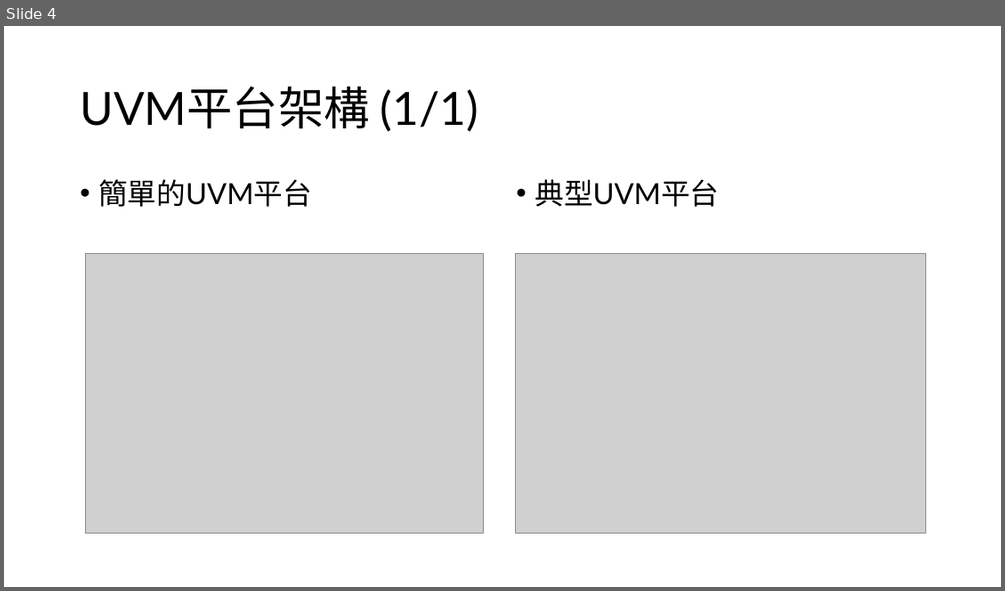
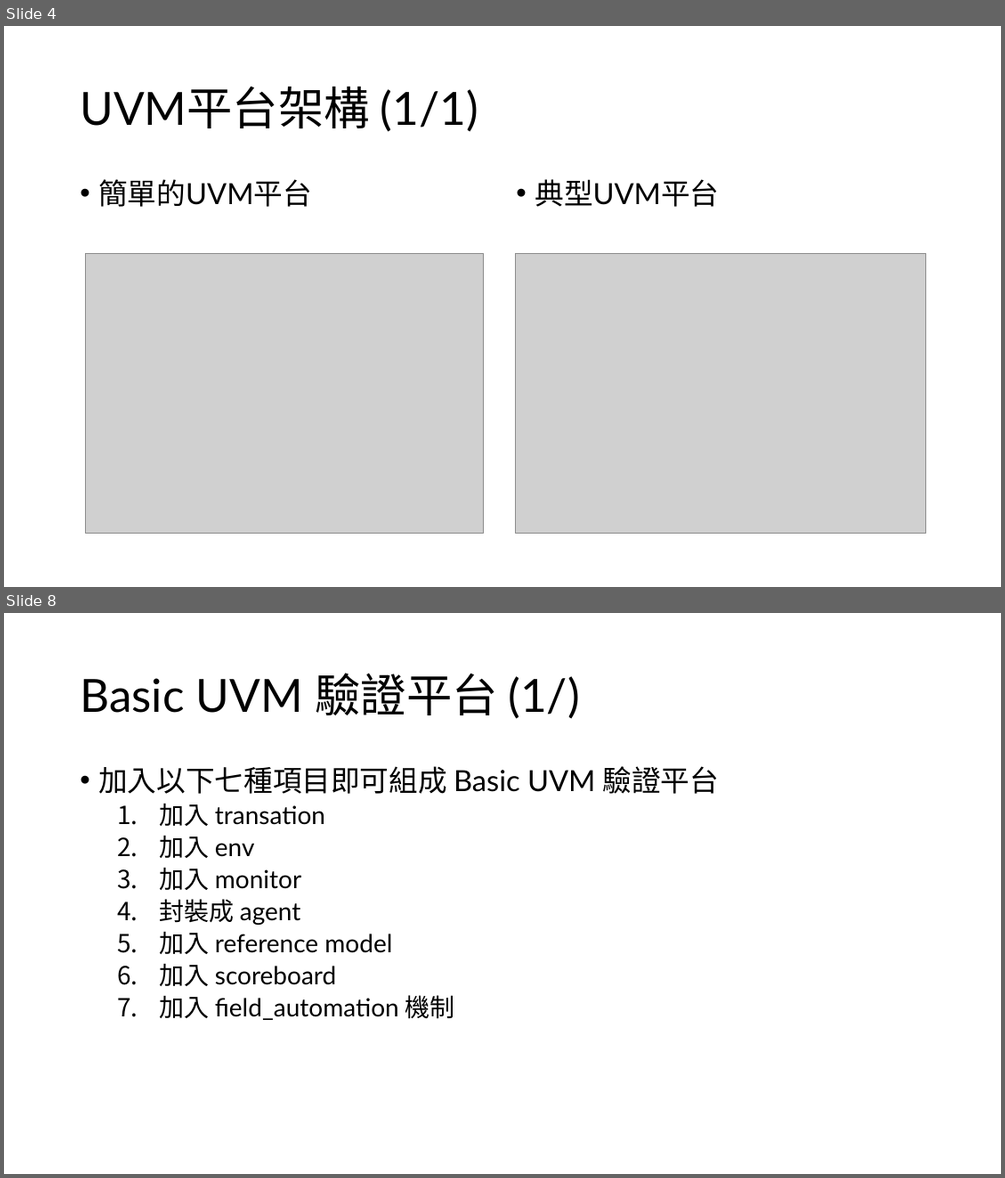
Before and after one commit to s9001055/DV_learning, a slide deck: UVM/UVM.pptx. Shown one above the other, each under a label of ours: slide 4 before the commit, slides 4 and 8 after it; the slides between them are not shown. The pictures are 1005x591 and 1005x1178 pixels, drawn with LibreOffice and Linux fonts; fonts in the diff are those of the drawing; grey boxes stand for pictures. Boxes give left, top, right and bottom in pixels: in the first picture for what was removed or moved away, otherwise in the second. Text is boxed around its words. In the diff, an @@ line names an element or a change of style, - is before the commit and + after.

```diff
--- a/UVM/UVM.pptx
+++ b/UVM/UVM.pptx
@@ slide 8 added at bbox=[4, 613, 1001, 1174], background #FFFFFF @@
@@ title added at bbox=[80, 673, 579, 719], 44 pt, text #000000 @@
+Basic UVM 驗證平台 (1/)
@@ text added at bbox=[98, 766, 720, 1020], 24 pt, text #000000 @@
+• 加入以下七種項目即可組成 Basic UVM 驗證平台
+  1. 加入 transation
+  2. 加入 env
+  3. 加入 monitor
+  4. 封裝成 agent
+  5. 加入 reference model
+  6. 加入 scoreboard
+  7. 加入 field_automation 機制
```
Also in this commit, not shown: 3 slides changed, 2 other slides added, 11 other files.
